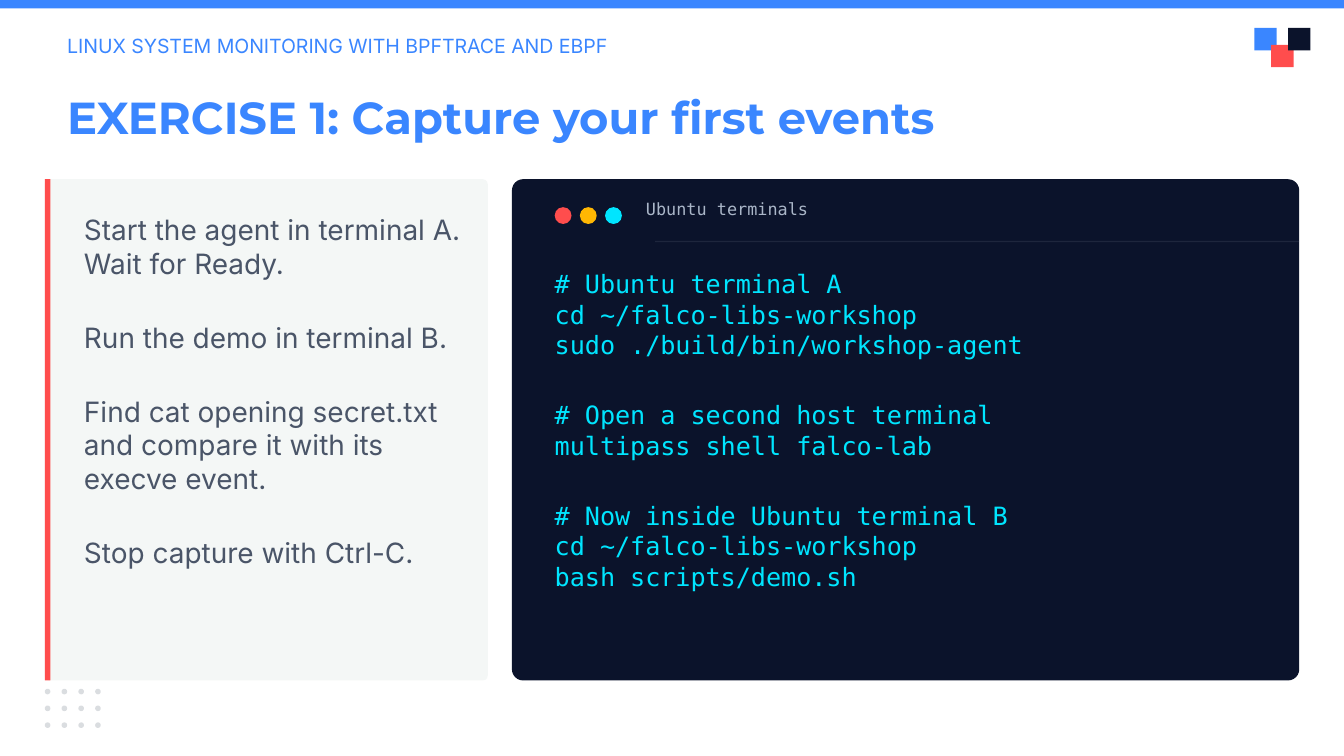
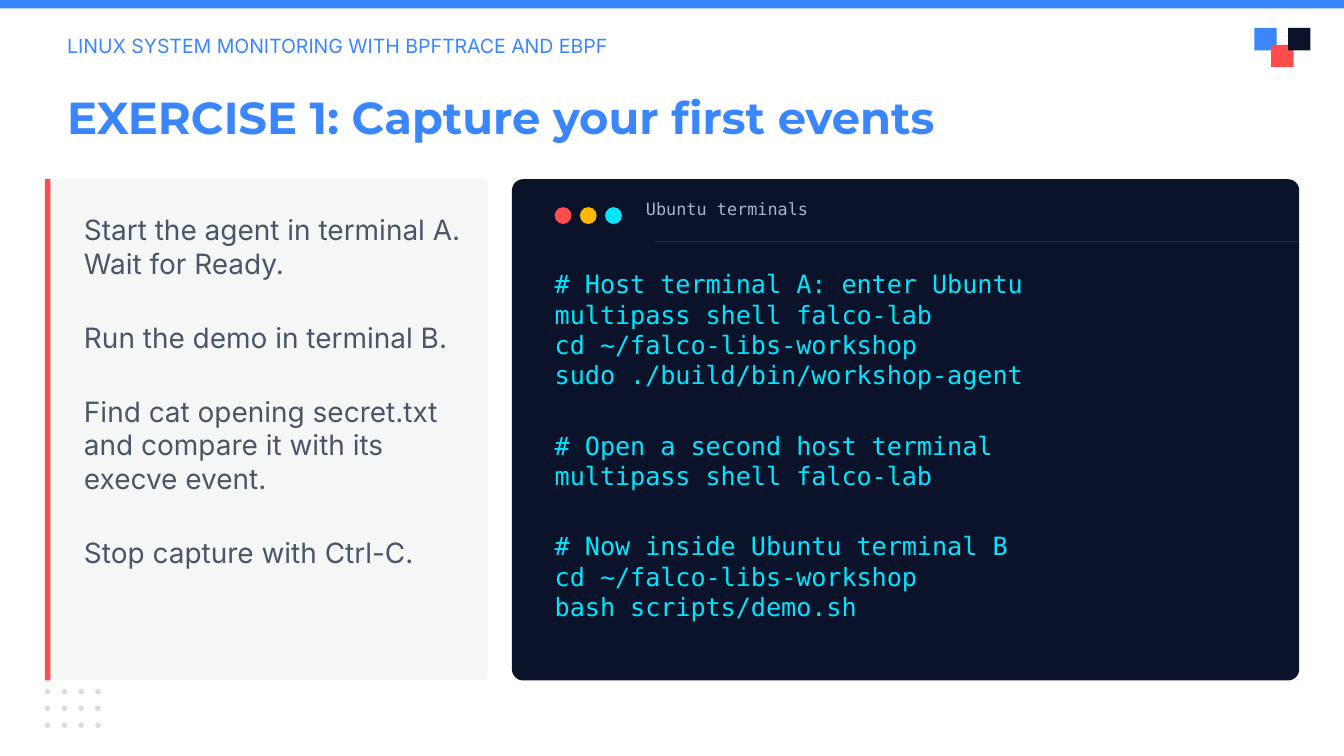
Before and after one commit to julianshalaby-perj/falco-libs-workshop, a slide deck: slide 6 of presentation/falco-libs-intro.pptx. Drawn at 1344x756 pixels with LibreOffice and Linux fonts; fonts in the diff are those of the drawing; background and template pictures are left out. Boxes give left, top, right and bottom in pixels: in the first picture for what was removed or moved away, otherwise in the second. Text is boxed around its words. In the diff, an @@ line names an element or a change of style, - is before the commit and + after.

```diff
--- a/presentation/falco-libs-intro.pptx
+++ b/presentation/falco-libs-intro.pptx
@@ text at <box>555,273,1023,330</box>: text changed @@
-# Ubuntu terminal A
+# Host terminal A: enter Ubuntu
+multipass shell falco-lab
```
Also in this commit, not shown: 1 other slide changed.
